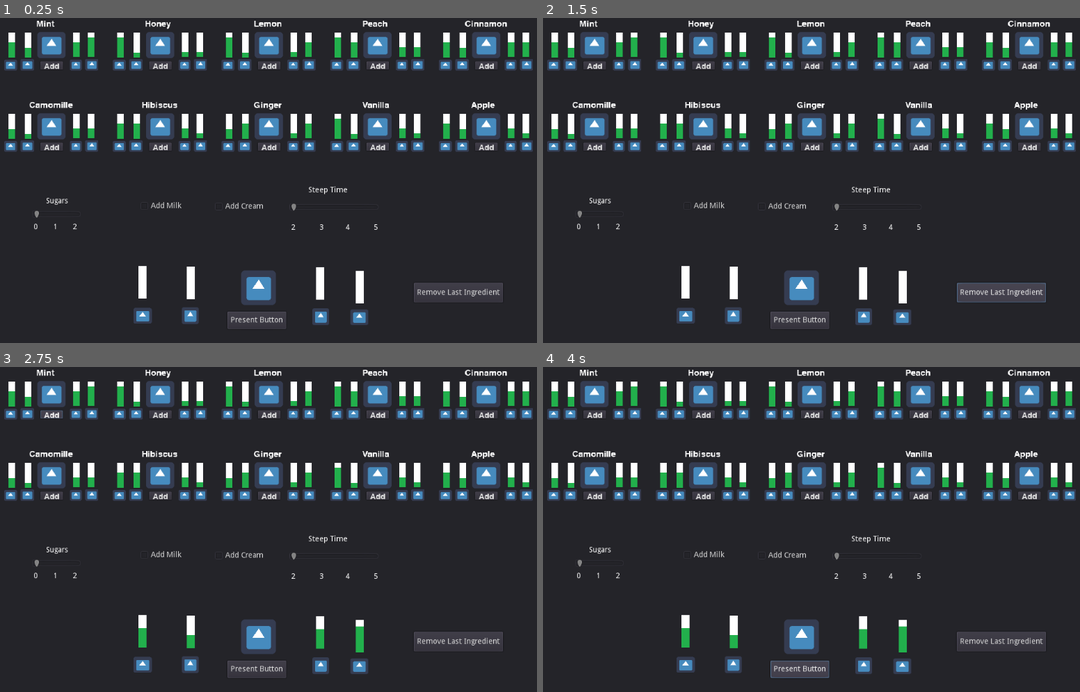
Above: before the commit, frames 1-4 (two rows, left to right).
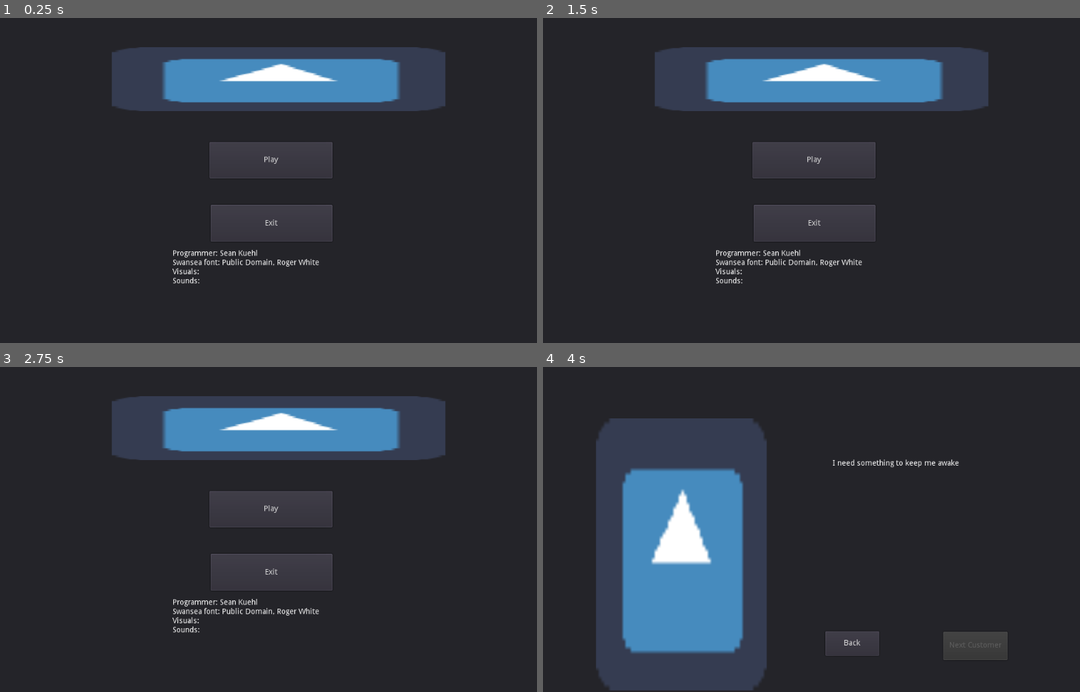
Above: after the commit, the same moments.

Repository: SeanKuehl/TeaTime
Game: Godot game, scene res://MainMenu.tscn
Same seed, same stepped clock (60 frames per second), same inputs: the game is played once before the commit and once after it. Before the commit the project starts from res://MainScene.tscn. The engine's default icon, where the game draws it, is replaced by a stand-in: a white triangle on a blue panel in a dark square.
Inputs (mouse positions are in pixels of both pictures, inside the frame that each line leads up to):
- Up to frame 1 (0.25 s): no input
- Up to frame 2 (1.5 s): click (800, 320) at 0.5 s, where only the run before the commit has a clickable "Present Button"; click (999, 294) at 1.25 s, where only the run before the commit has a clickable "Remove Last Ingredient"
- Up to frame 3 (2.75 s): click (53, 415) at 2 s, where only the run before the commit has a clickable "Add"
- Up to frame 4 (4 s): click (811, 510) at 2.75 s, where only the run after the commit has a clickable "Play"; click (800, 669) at 3.5 s, where only the run after the commit has a clickable "View Customer"

The runs differ from the first frame. In frame 1, 28% of the frame differs, in the area x 0-100%, y 0-96%; in frame 2, 28%; in frame 3, 28%; in frame 4, 40%, in the area x 0-100%, y 0-100%.

Commit message:
added more to customer menu and found remove ingredient bug

Diff:
--- /dev/null
+++ b/CustomerMenu.gd
@@ -0,0 +1,100 @@
+extends Control
+
+var customerFile = "Customers.txt"
+var customers = []
+var currentCustomer = []
+var rng = RandomNumberGenerator.new()
+
+
+func _ready():
+	rng.randomize()
+
+func Init():
+	$NextCustomer.disabled = true
+	LoadCustomers()
+	DisplayCustomer()
+
+func HideCustomerMenu():
+	visible = false
+	mouse_filter = MOUSE_FILTER_IGNORE
+
+func ShowCustomerMenu():
+	rect_position = Vector2(0,0)
+	visible = true
+	mouse_filter = MOUSE_FILTER_STOP
+
+func DisplayCustomer():
+	#pick random customer and set as current customer
+	var randomCustomer = customers[rng.randi_range(0, len(customers)-1)]
+	currentCustomer = randomCustomer
+	#$CustomerImage once I get assets I'll do this
+	$CustomerMessage.text = currentCustomer[2]
+
+func CheckCreation(sweet, sour, savory, caffiene):
+	var customerWants = []
+	customerWants = currentCustomer[1]
+	var success = false
+
+	if sweet >= customerWants[0] and sweet <= customerWants[1]:
+		if sour >= customerWants[2] and sour <= customerWants[3]:
+			if savory >= customerWants[4] and savory <= customerWants[5]:
+				if caffiene >= customerWants[6] and caffiene <= customerWants[7]:
+					success = true
+
+	if success:
+		$CustomerMessage.text = currentCustomer[3]
+	else:
+		$CustomerMessage.text = currentCustomer[4]
+
+	$NextCustomer.disabled = false
+	$BackButton.disabled = true
+
+func LoadCustomers():
+	var content = ReadLinesFromFile(customerFile)
+
+	var numberOfCustomers = (len(content)) / 5	#each customer is 5 lines
+	var index = 0
+
+	for x in numberOfCustomers:
+		var minsAndMaxes = content[index+1]
+		minsAndMaxes = minsAndMaxes.split(",")
+		var refinedNums = []
+		for item in minsAndMaxes:
+			refinedNums.append(int(item))
+		var newCustomer = [content[index], refinedNums,content[index+2],content[index+3],content[index+4]]
+		customers.append(newCustomer)
+
+		index += 5
+
+
+
+
+
+func ReadLinesFromFile(fileName):
+	var file = File.new()
+	file.open(fileName, File.READ)
+	var content = []
+	#check for empty lines! reading etc the file will add an empty line onto the end of it
+	var line = ""
+	while file.eof_reached() == false:
+		line = file.get_line()
+		if line == "":
+			#it's an empty line, ignore it
+			pass
+		else:
+			content.append(line)
+
+	file.close()
+
+	return content
+
+
+func _on_BackButton_pressed():
+	HideCustomerMenu()
+	get_owner().ShowMainScene()
+
+
+func _on_NextCustomer_pressed():
+	DisplayCustomer()
+	$BackButton.disabled = false
+	$NextCustomer.disabled = true
--- /dev/null
+++ b/CustomerMenu.tscn
@@ -0,0 +1,46 @@
+[gd_scene load_steps=3 format=2]
+
+[ext_resource path="res://CustomerMenu.gd" type="Script" id=1]
+[ext_resource path="res://icon.png" type="Texture" id=2]
+
+[node name="Control" type="Control"]
+anchor_right = 1.0
+anchor_bottom = 1.0
+script = ExtResource( 1 )
+__meta__ = {
+"_edit_use_anchors_": false
+}
+
+[node name="Panel" type="Panel" parent="."]
+margin_right = 1029.0
+margin_bottom = 604.0
+__meta__ = {
+"_edit_use_anchors_": false
+}
+
+[node name="CustomerImage" type="Sprite" parent="."]
+position = Vector2( 269.95, 346.059 )
+scale = Vector2( 4.90209, 7.83794 )
+texture = ExtResource( 2 )
+
+[node name="CustomerMessage" type="Label" parent="."]
+margin_left = 548.0
+margin_top = 171.0
+margin_right = 928.0
+margin_bottom = 325.0
+
+[node name="BackButton" type="Button" parent="."]
+margin_left = 535.143
+margin_top = 487.575
+margin_right = 634.143
+margin_bottom = 532.575
+text = "Back"
+
+[node name="NextCustomer" type="Button" parent="."]
+margin_left = 751.579
+margin_top = 488.764
+margin_right = 869.579
+margin_bottom = 540.764
+text = "Next Customer"
+[connection signal="pressed" from="BackButton" to="." method="_on_BackButton_pressed"]
+[connection signal="pressed" from="NextCustomer" to="." method="_on_NextCustomer_pressed"]
--- /dev/null
+++ b/MainMenu.gd
@@ -0,0 +1,10 @@
+extends Control
+
+
+
+func _on_ExitButton_pressed():
+	get_tree().quit()
+
+
+func _on_PlayButton_pressed():
+	get_tree().change_scene("res://MainScene.tscn")
--- /dev/null
+++ b/MainMenu.tscn
@@ -0,0 +1,56 @@
+[gd_scene load_steps=3 format=2]
+
+[ext_resource path="res://MainMenu.gd" type="Script" id=1]
+[ext_resource path="res://icon.png" type="Texture" id=2]
+
+[node name="Control" type="Control"]
+anchor_right = 1.0
+anchor_bottom = 1.0
+script = ExtResource( 1 )
+__meta__ = {
+"_edit_use_anchors_": false
+}
+
+[node name="Panel" type="Panel" parent="."]
+margin_right = 1029.0
+margin_bottom = 605.0
+__meta__ = {
+"_edit_use_anchors_": false
+}
+
+[node name="Logo" type="Sprite" parent="."]
+position = Vector2( 528.008, 112.975 )
+scale = Vector2( 9.58459, 1.85474 )
+texture = ExtResource( 2 )
+
+[node name="PlayButton" type="Button" parent="."]
+margin_left = 400.65
+margin_top = 229.271
+margin_right = 626.65
+margin_bottom = 296.271
+text = "Play"
+__meta__ = {
+"_edit_use_anchors_": false
+}
+
+[node name="ExitButton" type="Button" parent="."]
+margin_left = 403.189
+margin_top = 344.919
+margin_right = 627.189
+margin_bottom = 412.919
+text = "Exit"
+__meta__ = {
+"_edit_use_anchors_": false
+}
+
+[node name="Label" type="Label" parent="."]
+margin_left = 333.297
+margin_top = 428.0
+margin_right = 686.297
+margin_bottom = 577.0
+text = "Programmer: Sean Kuehl
+Swansea font: Public Domain, Roger White
+Visuals:
+Sounds:"
+[connection signal="pressed" from="PlayButton" to="." method="_on_PlayButton_pressed"]
+[connection signal="pressed" from="ExitButton" to="." method="_on_ExitButton_pressed"]
--- a/MainScene.gd
+++ b/MainScene.gd
@@ -15,13 +15,22 @@
 var lastSteepValue = 2
 
 var ingredientList = []
-var removalList = []
+var ingredientObjectList = []
+
+
+var numberOfIngredients = 0
+var maxIngredients = 5
+
+
 
 var ingredientGridStartX = 110
 var ingredientGridStartY = 50
 var ingredientIndex = 0
 
 func _ready():
+
+
+
 
 	$SweetIndicator.value = sweetValue
 	$SourIndicator.value = sourValue
@@ -39,11 +48,32 @@
 		newIngredient.Init(ingredient[0], ingredient[1], ingredient[2], ingredient[3], ingredient[4], ingredientGridStartX, ingredientGridStartY)
 		newIngredient.connect("AddIngredient", self, "HandleAddIngredient")
 		add_child(newIngredient)
+		ingredientObjectList.append(newIngredient)
 		ingredientGridStartX += 200
 		ingredientIndex += 1
 	#passedName, sweet, sour, savory, caffiene, xPos, yPos
-
-
+	HideMainScene()
+	$CustomerMenu.Init()
+	$CustomerMenu.ShowCustomerMenu()
+
+
+
+func HideMainScene():
+
+
+	#hide Ingredients
+	for x in ingredientObjectList:
+		x.hide()
+
+	mouse_filter = MOUSE_FILTER_IGNORE
+
+func ShowMainScene():
+
+	#hide Ingredients
+	for x in ingredientObjectList:
+		x.show()
+
+	mouse_filter = MOUSE_FILTER_STOP
 
 
 func LoadIngredientsFromFile():
@@ -59,17 +89,21 @@
 
 func HandleAddIngredient(sweet, sour, savory, caffiene):
 
-	ingredientList.append([sweet, sour, savory, caffiene])
-
-	sweetValue = sweet
-	sourValue = sour
-	savoryValue = savory
-	caffieneValue = caffiene
-
-	$SweetIndicator.value = sweetValue
-	$SourIndicator.value = sourValue
-	$SavoryIndicator.value = savoryValue
-	$CaffieneIndicator.value = caffieneValue
+	if numberOfIngredients < maxIngredients:
+		numberOfIngredients += 1
+		UpdateNumberOfIngredientsLabel()
+
+
+		ingredientList.append([sweet, sour, savory, caffiene])
+
+		sweetValue += sweet
+		sourValue += sour
+		savoryValue += savory
+		caffieneValue += caffiene
+		UpdateValues()
+
+		if numberOfIngredients == maxIngredients:
+			$PresentButton.text = "Present"
 
 
 func ReadLinesFromFile(fileName):
@@ -90,6 +124,8 @@
 
 	return content
 
+func UpdateNumberOfIngredientsLabel():
+	$NumberOfIngredients.text = "Ingredients: " +str(numberOfIngredients)+"/" +str(maxIngredients)
 
 func UpdateValues():
 	#check to see if any value is above max
@@ -214,8 +250,9 @@
 
 
 func _on_RemoveLastIngredient_pressed():
-
-	if len(ingredientList) > 0:
+	var removalList = []
+	print((len(ingredientList)-1) > 0)
+	if (len(ingredientList)-1) > 0:
 		removalList = ingredientList[-1]
 		sweetValue -= removalList[0]
 		sourValue -= removalList[1]
@@ -223,3 +260,35 @@
 		caffieneValue -= removalList[3]
 		UpdateValues()
 		ingredientList.remove(-1)
+		numberOfIngredients -= 1
+		UpdateNumberOfIngredientsLabel()
+
+		if $PresentButton.text == "Present":
+			$PresentButton.text = "View Customer"
+
+
+func ResetForNextCustomer():
+	sweetValue = 0
+	sourValue = 0
+	savoryValue = 0
+	caffieneValue = 0
+	$SugarsSlider.value = 0
+	$AddMilk.pressed = false
+	$AddCream.pressed = false
+	$SteepTimeSlider.value = 0
+	UpdateValues()
+	numberOfIngredients = 0
+	UpdateNumberOfIngredientsLabel()
+	ingredientList = []
+
+
+
+func _on_PresentButton_pressed():
+	if numberOfIngredients == maxIngredients:
+		HideMainScene()
+		$CustomerMenu.CheckCreation(sweetValue, sourValue, savoryValue, caffieneValue)
+		ResetForNextCustomer()
+		$CustomerMenu.ShowCustomerMenu()
+	else:
+		HideMainScene()
+		$CustomerMenu.ShowCustomerMenu()
--- a/MainScene.tscn
+++ b/MainScene.tscn
@@ -1,9 +1,10 @@
-[gd_scene load_steps=5 format=2]
+[gd_scene load_steps=6 format=2]
 
 [ext_resource path="res://icon.png" type="Texture" id=1]
 [ext_resource path="res://Under.jpg" type="Texture" id=2]
 [ext_resource path="res://Progress.jpg" type="Texture" id=3]
 [ext_resource path="res://MainScene.gd" type="Script" id=4]
+[ext_resource path="res://CustomerMenu.tscn" type="PackedScene" id=5]
 
 [node name="Control" type="Control"]
 anchor_right = 1.0
@@ -24,19 +25,22 @@
 position = Vector2( 491, 498 )
 texture = ExtResource( 1 )
 
-[node name="Button" type="Button" parent="."]
+[node name="PresentButton" type="Button" parent="."]
 margin_left = 434.0
 margin_top = 542.0
 margin_right = 542.0
 margin_bottom = 574.0
-text = "Present Button"
+text = "View Customer"
+__meta__ = {
+"_edit_use_anchors_": false
+}
 
 [node name="SweetIndicator" type="TextureProgress" parent="."]
 margin_left = 270.192
 margin_top = 457.983
 margin_right = 285.192
 margin_bottom = 518.983
-max_value = 5.0
+max_value = 30.0
 texture_under = ExtResource( 2 )
 texture_progress = ExtResource( 3 )
 fill_mode = 3
@@ -54,7 +58,7 @@
 margin_top = 458.569
 margin_right = 375.071
 margin_bottom = 519.569
-max_value = 5.0
+max_value = 30.0
 texture_under = ExtResource( 2 )
 texture_progress = ExtResource( 3 )
 fill_mode = 3
@@ -69,7 +73,7 @@
 margin_top = 460.154
 margin_right = 612.657
 margin_bottom = 520.154
-max_value = 5.0
+max_value = 30.0
 texture_under = ExtResource( 2 )
 texture_progress = ExtResource( 3 )
 fill_mode = 3
@@ -87,7 +91,7 @@
 margin_top = 467.397
 margin_right = 685.485
 margin_bottom = 527.397
-max_value = 5.0
+max_value = 30.0
 texture_under = ExtResource( 2 )
 texture_progress = ExtResource( 3 )
 fill_mode = 3
@@ -176,6 +180,20 @@
 margin_right = 940.841
 margin_bottom = 525.301
 text = "Remove Last Ingredient"
+
+[node name="NumberOfIngredients" type="Label" parent="."]
+margin_left = 78.8572
+margin_top = 482.409
+margin_right = 194.857
+margin_bottom = 504.409
+text = "Ingredients: 0/5"
+
+[node name="CustomerMenu" parent="." instance=ExtResource( 5 )]
+margin_left = 62.3681
+margin_top = 717.894
+margin_right = 62.3682
+margin_bottom = 717.894
+[connection signal="pressed" from="PresentButton" to="." method="_on_PresentButton_pressed"]
 [connection signal="value_changed" from="SugarsSlider" to="." method="_on_SugarsSlider_value_changed"]
 [connection signal="pressed" from="AddMilk" to="." method="_on_AddMilk_pressed"]
 [connection signal="pressed" from="AddCream" to="." method="_on_AddCream_pressed"]
--- a/project.godot
+++ b/project.godot
@@ -16,7 +16,7 @@
 [application]
 
 config/name="TeaTime"
-run/main_scene="res://MainScene.tscn"
+run/main_scene="res://MainMenu.tscn"
 config/icon="res://icon.png"
 
 [rendering]
Not shown, added: Customers.txt
